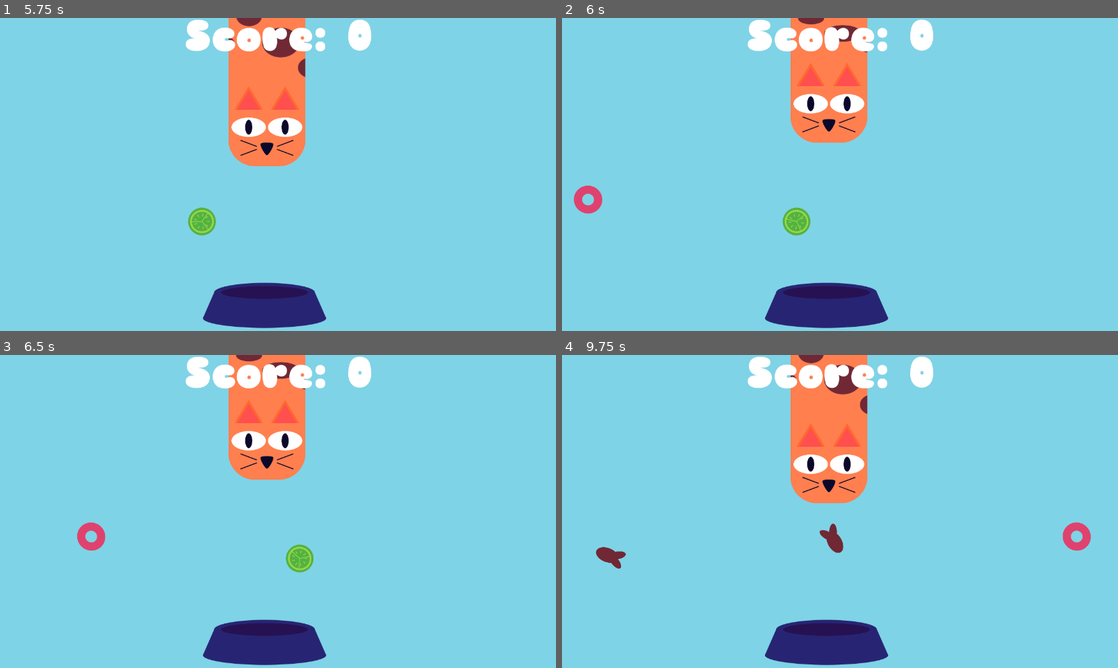
Above: before the commit, frames 1-4 (two rows, left to right).
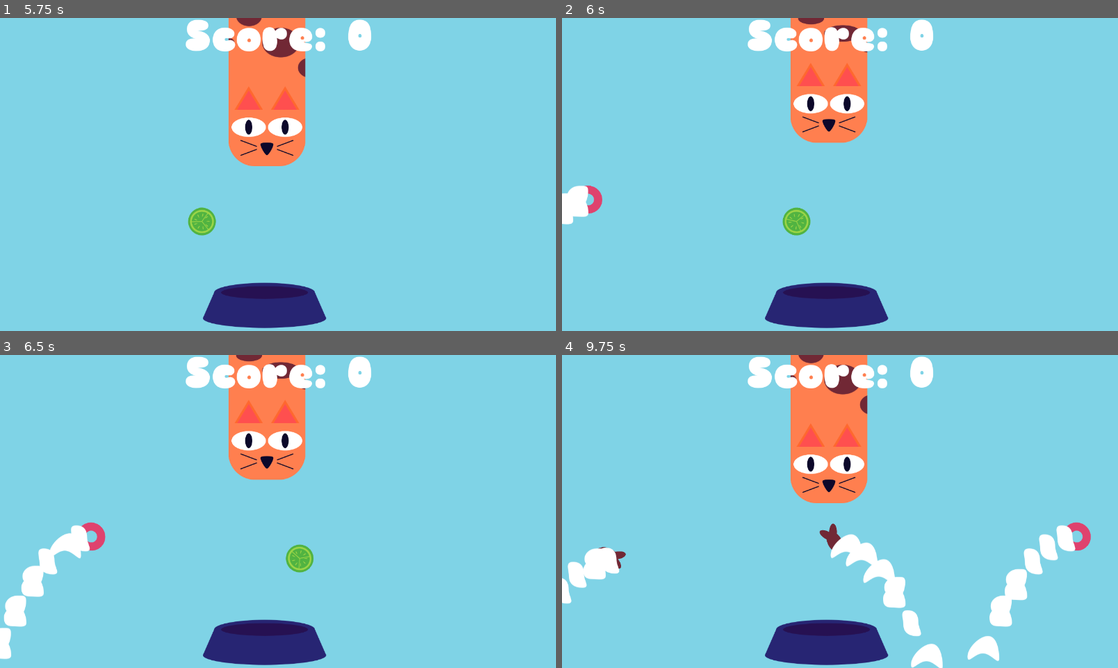
Above: after the commit, the same moments.

Repository: alexbernachi/GMTK-Game-Jam
Game: Godot game, scene res://scene/title_screen.tscn
The game is run twice, just before and just after one commit, with the same random seed, the same clock (stepped at 60 frames per second) and the same inputs. Sound files missing from this copy of the repository are replaced by a short silence.
Inputs:
- Up to frame 1 (5.75 s): click "Meow" at 0.5 s; click "Meow" at 1.25 s; click "Meow" at 2 s; hold S (Decrease) 2.78-3.53 s; tap W (Increase) at 3.6, 5.1 s; hold S (Decrease) 4.28-5.03 s
- Up to frame 2 (6 s): hold S (Decrease) from 5.78 s (still down)
- Up to frame 3 (6.5 s): keep holding S (Decrease)
- Up to frame 4 (9.75 s): release S (Decrease) at 6.53 s; tap W (Increase) at 6.6, 8.1, 9.6 s; hold S (Decrease) 7.28-8.03 s; hold S (Decrease) 8.78-9.53 s

Frame 1 is identical in both runs. In frame 2, 0.5% of the frame differs, in the area x 0-5%, y 53-66%; in frame 3, 1.6%; in frame 4, 4.1%, in the area x 0-93%, y 54-100%.

Commit message:
Adding particles

Diff:
--- /dev/null
+++ b/Asset/SVG/Crumbs.svg
@@ -0,0 +1,71 @@
+<?xml version="1.0" encoding="UTF-8" standalone="no"?>
+<!-- Created with Inkscape (http://www.inkscape.org/) -->
+
+<svg
+   width="384"
+   height="128"
+   viewBox="0 0 101.60005 33.866664"
+   version="1.1"
+   id="svg3454"
+   inkscape:export-filename="Crumbs.svg"
+   inkscape:export-xdpi="96"
+   inkscape:export-ydpi="96"
+   inkscape:version="1.2.1 (9c6d41e410, 2022-07-14)"
+   sodipodi:docname="Crumbs.svg"
+   xmlns:inkscape="http://www.inkscape.org/namespaces/inkscape"
+   xmlns:sodipodi="http://sodipodi.sourceforge.net/DTD/sodipodi-0.dtd"
+   xmlns="http://www.w3.org/2000/svg"
+   xmlns:svg="http://www.w3.org/2000/svg">
+  <sodipodi:namedview
+     id="namedview3456"
+     pagecolor="#ffffff"
+     bordercolor="#000000"
+     borderopacity="0.25"
+     inkscape:showpageshadow="2"
+     inkscape:pageopacity="0.0"
+     inkscape:pagecheckerboard="0"
+     inkscape:deskcolor="#d1d1d1"
+     inkscape:document-units="mm"
+     showgrid="true"
+     showguides="false"
+     inkscape:zoom="2"
+     inkscape:cx="155.5"
+     inkscape:cy="76.75"
+     inkscape:window-width="1920"
+     inkscape:window-height="1001"
+     inkscape:window-x="-9"
+     inkscape:window-y="-9"
+     inkscape:window-maximized="1"
+     inkscape:current-layer="layer1">
+    <inkscape:grid
+       type="xygrid"
+       id="grid6150"
+       spacingx="4.2333333"
+       spacingy="4.2333333"
+       empspacing="8"
+       originy="0"
+       originx="0" />
+  </sodipodi:namedview>
+  <defs
+     id="defs3451" />
+  <g
+     inkscape:label="Layer 1"
+     inkscape:groupmode="layer"
+     id="layer1">
+    <path
+       id="ellipse1209"
+       style="fill:#ffffff;stroke-width:2.488;stroke-dasharray:none"
+       d="m 23.599142,10.798645 c 0,3.520034 -1.377487,9.461582 -5.44137,9.461582 -4.063873,0 -7.358297,-2.853551 -7.358297,-6.373586 0,-3.520027 3.294424,-6.3735736 7.358297,-6.3735736 4.063875,0 5.44137,-0.234447 5.44137,3.2855776 z m 0.190436,13.063774 c 0,3.520028 -4.389813,2.284074 -8.453686,2.284074 -4.063874,0 -5.258803,-1.852034 -5.258803,-5.372071 0,-3.520026 3.56827,-6.957799 7.63215,-6.957799 4.063875,0 6.080347,6.525762 6.080339,10.045796 z"
+       sodipodi:nodetypes="ssssssssss" />
+    <path
+       id="path1991"
+       style="fill:#ffffff;stroke-width:3.64983"
+       d="m 54.914286,16.549242 c 0,4.070748 4.198214,8.266959 -0.998942,8.266959 -5.197162,0 -8.129975,-2.659837 -8.129975,-6.730585 0,-4.070749 -2.700554,-9.0351504 2.496608,-9.0351504 5.197155,0 6.632309,3.4280274 6.632309,7.4987764 z"
+       sodipodi:nodetypes="sssss" />
+    <path
+       id="path2722"
+       style="fill:#ffffff;stroke-width:3.37865"
+       d="m 94.325936,22.770864 c 0,5.269217 -4.627098,-2.859583 -9.896309,-2.859583 -5.269211,0 -9.42223,7.180648 -9.42223,1.911436 -6e-6,-5.269217 7.234501,-12.5037182 12.503718,-12.5037182 5.269211,-1.3e-5 6.814821,8.1826542 6.814821,13.4518652 z"
+       sodipodi:nodetypes="sssss" />
+  </g>
+</svg>
--- a/bowl.gd
+++ b/bowl.gd
@@ -13,6 +13,7 @@
 	if area.name == "PointShape":
 		GameManager.emit_signal("Points", points)
 		Munch_SFX.pitch_scale = randf_range(0.80, 1.24)
+
 		Munch_SFX.play()
 		area.queue_free()
 	if area.name == "DeadShape":
--- a/scene/scissor.gd
+++ b/scene/scissor.gd
@@ -7,9 +7,6 @@
 @onready var cat_food_2: Sprite2D = $CatFood2
 @onready var cat_food_3: Sprite2D = $CatFood3
 @onready var cat_food_4: Sprite2D = $CatFood4
-
-var FoodArray = [cat_food_1, cat_food_2, cat_food_3,cat_food_4]
-
 
 const SPEED = 300.0
 var Grab: bool = false
@@ -76,3 +73,9 @@
 func _on_area_2d_body_exited(_body: Node2D) -> void:
 	Grab = false
 	pass # Replace with function body.
+
+
+func _on_point_shape_area_entered(area: Area2D) -> void:
+	if area.name == "Bowl":
+		print("insert Crumbs")
+	pass # Replace with function body.
--- a/scene/scissor.tscn
+++ b/scene/scissor.tscn
@@ -1,16 +1,23 @@
-[gd_scene load_steps=8 format=3 uid="uid://bjfntw51oa6tq"]
+[gd_scene load_steps=10 format=3 uid="uid://bjfntw51oa6tq"]
 
 [ext_resource type="Script" path="res://scene/scissor.gd" id="1_r3pml"]
 [ext_resource type="Texture2D" uid="uid://c5e5ui3ce6cmb" path="res://Asset/SVG/Cat Food 1.svg" id="2_6perw"]
 [ext_resource type="Texture2D" uid="uid://jr1adengeyk5" path="res://Asset/SVG/Cat Food 2.svg" id="3_y5l80"]
 [ext_resource type="Texture2D" uid="uid://1rarfdrq4d3h" path="res://Asset/SVG/Cat Food 3.svg" id="4_b4fje"]
 [ext_resource type="Texture2D" uid="uid://bubtc7d66toy0" path="res://Asset/SVG/Cat Food 4.svg" id="5_5ritl"]
+[ext_resource type="Texture2D" uid="uid://b4usxx3mywn4l" path="res://Asset/SVG/Crumbs.svg" id="6_kvabs"]
 
 [sub_resource type="RectangleShape2D" id="RectangleShape2D_fqukr"]
 size = Vector2(44, 40)
 
 [sub_resource type="RectangleShape2D" id="RectangleShape2D_thtr1"]
 size = Vector2(20, 40)
+
+[sub_resource type="CanvasItemMaterial" id="CanvasItemMaterial_oudnc"]
+particles_animation = true
+particles_anim_h_frames = 3
+particles_anim_v_frames = 1
+particles_anim_loop = false
 
 [node name="Scissor" type="CharacterBody2D"]
 z_index = -1
@@ -58,5 +65,11 @@
 [node name="CollisionShape2D2" type="CollisionShape2D" parent="PointShape"]
 shape = SubResource("RectangleShape2D_fqukr")
 
+[node name="CPUParticles2D" type="CPUParticles2D" parent="."]
+material = SubResource("CanvasItemMaterial_oudnc")
+texture = ExtResource("6_kvabs")
+anim_offset_max = 1.0
+
 [connection signal="body_entered" from="Area2D" to="." method="_on_body_entered"]
 [connection signal="body_exited" from="Area2D" to="." method="_on_area_2d_body_exited"]
+[connection signal="area_entered" from="PointShape" to="." method="_on_point_shape_area_entered"]
Not shown, added: Asset/SVG/Crumbs.svg.import
Not shown: 7 places in First Theme.tres that only renumber resources
